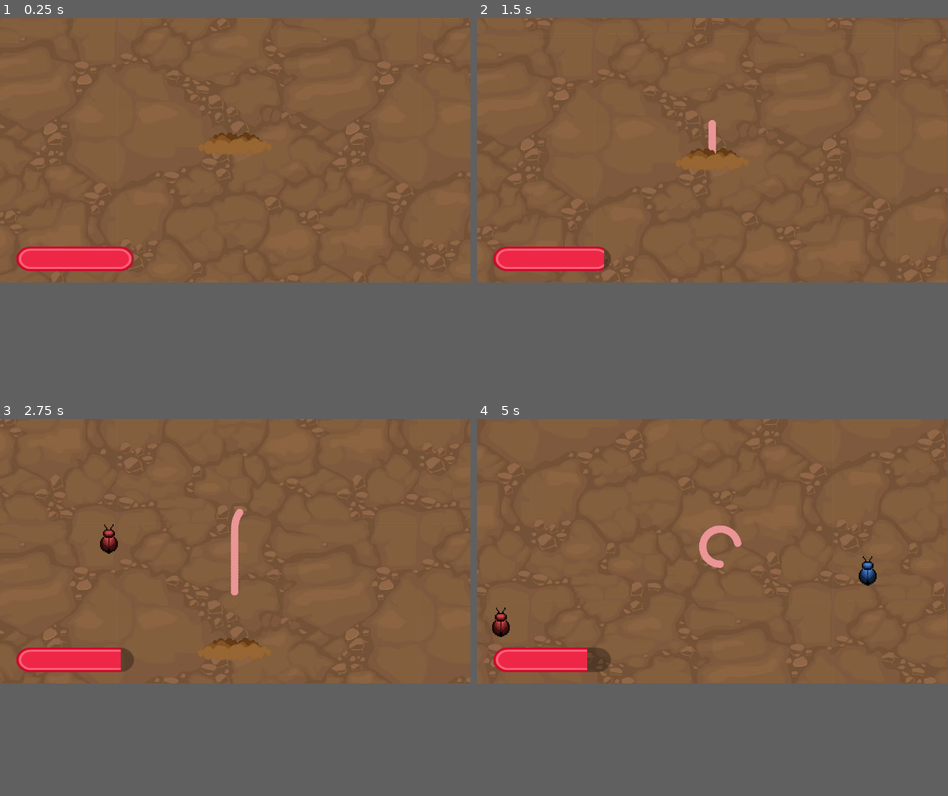
Above: before the commit, frames 1-4 (two rows, left to right).
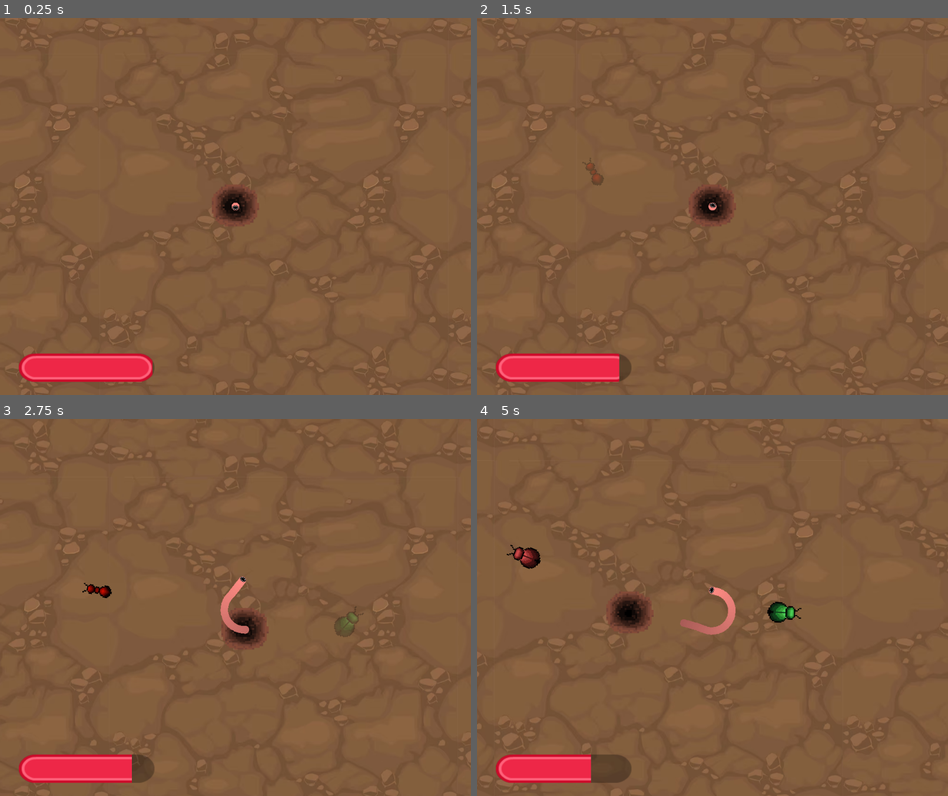
Above: after the commit, the same moments.

Repository: gooverr/Wormzilla
Game: Godot game, scene res://scenes/game.tscn
Two runs of this game, one before a commit and one after it. Both use one fixed random seed, a clock stepped at 60 frames per second and the inputs below.
Inputs (mouse positions are in pixels of both pictures, inside the frame that each line leads up to):
- Up to frame 1 (0.25 s): no input
- Up to frame 2 (1.5 s): move the mouse to (816, 138) at 0.52 s; hold D (player_right) 0.53-1.28 s; move the mouse to (618, 165) at 1.27 s; hold S (player_down) from 1.28 s (still down)
- Up to frame 3 (2.75 s): move the mouse to (282, 494) at 2.02 s; release S (player_down) at 2.03 s; hold D (player_right) from 2.03 s (still down)
- Up to frame 4 (5 s): move the mouse to (688, 603) at 2.77 s; release D (player_right) at 2.78 s; hold W (player_up) 2.78-3.53 s; move the mouse to (853, 592) at 3.52 s; hold A (player_left) from 3.53 s (still down); move the mouse to (571, 513) at 4.27 s
In our replay, the window is 799x449 before the commit and 800x640 after it. These sizes can differ from the game's own. Grey fills any space a smaller window leaves; there, only what the larger window draws over its background counts as a difference.

The runs differ from the first frame. In frame 1, 5.4% of the frame differs, in the area x 0-100%, y 0-97%; in frame 2, 5.7%; in frame 3, 6.3%; in frame 4, 6.8%, in the area x 0-99%, y 0-97%.

Commit message:
size changes

Diff:
--- a/prefabs/HungerBar.tscn
+++ b/prefabs/HungerBar.tscn
@@ -2,7 +2,7 @@
 
 [ext_resource type="Texture2D" uid="uid://brwvqeqdyhrfr" path="res://Textures/bar_shadow_round_large.png" id="1_xpft5"]
 [ext_resource type="Texture2D" uid="uid://bhhjob6sfnqry" path="res://Textures/bar_round_large.png" id="2_oxaea"]
-[ext_resource type="Script" path="res://scripts/HungerBar.gd" id="3_5h7s1"]
+[ext_resource type="Script" path="res://scripts/hungerbar.gd" id="3_5h7s1"]
 
 [node name="HungerBar" type="CanvasLayer"]
 
--- a/prefabs/food.tscn
+++ b/prefabs/food.tscn
@@ -5,6 +5,7 @@
 [sub_resource type="CircleShape2D" id="CircleShape2D_aoga8"]
 
 [node name="FoodArea" type="Area2D"]
+rotation = -1.5708
 script = ExtResource("1_60o1k")
 metadata/_edit_group_ = true
 
@@ -13,3 +14,4 @@
 shape = SubResource("CircleShape2D_aoga8")
 
 [node name="Sprite2D" type="Sprite2D" parent="."]
+rotation = 1.5708
--- a/prefabs/player.tscn
+++ b/prefabs/player.tscn
@@ -1,20 +1,31 @@
-[gd_scene load_steps=5 format=3 uid="uid://buiprln41cfpx"]
+[gd_scene load_steps=8 format=3 uid="uid://buiprln41cfpx"]
 
-[ext_resource type="Texture2D" uid="uid://dyojls0fykrtk" path="res://Textures/Character.png" id="2_j7vye"]
+[ext_resource type="Texture2D" uid="uid://dyojls0fykrtk" path="res://Textures/Character.png" id="1_c8v5v"]
+[ext_resource type="Texture2D" uid="uid://c8aamfx0l427h" path="res://Textures/Character2.png" id="1_p7bh5"]
 
 [sub_resource type="CircleShape2D" id="CircleShape2D_c8a0k"]
 radius = 20.0
 
 [sub_resource type="CanvasItemMaterial" id="CanvasItemMaterial_r8wyu"]
 
+[sub_resource type="Gradient" id="Gradient_rxyh3"]
+colors = PackedColorArray(1, 1, 1, 1, 0.662452, 0.662452, 0.662452, 1)
+
+[sub_resource type="GradientTexture1D" id="GradientTexture1D_iw4fs"]
+gradient = SubResource("Gradient_rxyh3")
+
 [sub_resource type="ParticleProcessMaterial" id="ParticleProcessMaterial_5aj4h"]
 gravity = Vector3(0, 0, 0)
+scale_over_velocity_min = 1.0
+scale_over_velocity_max = 1.0
+color_ramp = SubResource("GradientTexture1D_iw4fs")
 
 [node name="player" type="Area2D"]
 metadata/_edit_group_ = true
 
 [node name="Sprite2D" type="Sprite2D" parent="."]
-texture = ExtResource("2_j7vye")
+rotation = 3.14159
+texture = ExtResource("1_c8v5v")
 
 [node name="CollisionShape2D" type="CollisionShape2D" parent="."]
 shape = SubResource("CircleShape2D_c8a0k")
@@ -22,9 +33,9 @@
 [node name="GPUParticles2D" type="GPUParticles2D" parent="."]
 show_behind_parent = true
 material = SubResource("CanvasItemMaterial_r8wyu")
-amount = 80
+amount = 1000
 process_material = SubResource("ParticleProcessMaterial_5aj4h")
-texture = ExtResource("2_j7vye")
+texture = ExtResource("1_p7bh5")
 
 [node name="Camera2D" type="Camera2D" parent="."]
 zoom = Vector2(0.5, 0.5)
--- a/project.godot
+++ b/project.godot
@@ -14,6 +14,12 @@
 run/main_scene="res://scenes/game.tscn"
 config/features=PackedStringArray("4.3", "GL Compatibility")
 config/icon="res://icon.svg"
+
+[display]
+
+window/size/viewport_width=1000
+window/size/viewport_height=800
+window/size/resizable=false
 
 [input]
 
--- a/scenes/game.tscn
+++ b/scenes/game.tscn
@@ -1,12 +1,13 @@
-[gd_scene load_steps=9 format=3 uid="uid://it1n1qhtj542"]
+[gd_scene load_steps=11 format=3 uid="uid://it1n1qhtj542"]
 
 [ext_resource type="PackedScene" uid="uid://buiprln41cfpx" path="res://prefabs/player.tscn" id="1_43qf2"]
 [ext_resource type="Script" path="res://scripts/player.gd" id="2_mt1bp"]
 [ext_resource type="PackedScene" uid="uid://co2m4q67sc6ft" path="res://prefabs/Background.tscn" id="3_we4tt"]
 [ext_resource type="PackedScene" uid="uid://bxqsfykh2dtrj" path="res://prefabs/HungerBar.tscn" id="4_j1ccm"]
-[ext_resource type="Texture2D" uid="uid://dv6x8qw212dqt" path="res://Textures/dirtpile.png" id="5_v1g02"]
+[ext_resource type="Texture2D" uid="uid://ct21es41qppfq" path="res://Textures/DirtHole2.png" id="5_4kk5j"]
 [ext_resource type="Script" path="res://scripts/spawner.gd" id="6_wp5ee"]
 [ext_resource type="PackedScene" uid="uid://dvdojj50hfjq" path="res://prefabs/food.tscn" id="7_43g7p"]
+[ext_resource type="Script" path="res://scripts/deathscreen.gd" id="9_dv1ou"]
 
 [sub_resource type="GDScript" id="GDScript_uyv7r"]
 script/source = "extends Node2D
@@ -47,6 +48,11 @@
 	print(\"✅ Spawned food at \", food.global_position)
 "
 
+[sub_resource type="LabelSettings" id="LabelSettings_p3bfd"]
+font_size = 80
+outline_size = 20
+outline_color = Color(0, 0, 0, 1)
+
 [node name="game" type="Node2D"]
 script = SubResource("GDScript_uyv7r")
 
@@ -59,10 +65,46 @@
 [node name="HungerBar" parent="." instance=ExtResource("4_j1ccm")]
 
 [node name="SpawnHole" type="Sprite2D" parent="."]
-position = Vector2(576, 616)
-scale = Vector2(2, 2.7)
-texture = ExtResource("5_v1g02")
+show_behind_parent = true
+position = Vector2(576, 648)
+scale = Vector2(1.5, 1.5)
+texture = ExtResource("5_4kk5j")
 
 [node name="Spawner" type="Node2D" parent="."]
 script = ExtResource("6_wp5ee")
 food_scene = ExtResource("7_43g7p")
+
+[node name="DeathScreen" type="CanvasLayer" parent="." groups=["DeathScreen"]]
+process_mode = 3
+visible = false
+script = ExtResource("9_dv1ou")
+
+[node name="ColorRect" type="ColorRect" parent="DeathScreen"]
+offset_right = 1000.0
+offset_bottom = 800.0
+color = Color(0, 0, 0, 1)
+
+[node name="Label" type="Label" parent="DeathScreen/ColorRect"]
+layout_mode = 1
+anchors_preset = 8
+anchor_left = 0.5
+anchor_top = 0.5
+anchor_right = 0.5
+anchor_bottom = 0.5
+offset_left = -275.0
+offset_top = -150.0
+offset_right = 278.0
+offset_bottom = -40.0
+grow_horizontal = 2
+grow_vertical = 2
+text = "You Starved"
+label_settings = SubResource("LabelSettings_p3bfd")
+
+[node name="TryAgainButton" type="Button" parent="DeathScreen"]
+offset_left = 384.0
+offset_top = 432.0
+offset_right = 576.0
+offset_bottom = 528.0
+text = "RESTART"
+
+[node name="Score" type="CanvasLayer" parent="."]
--- a/scripts/HungerBar.gd
+++ b/scripts/HungerBar.gd
@@ -1,12 +1,13 @@
 extends TextureProgressBar
 
-@export var drain_rate: float = 4.0
+@export var drain_rate: float = 6.0
 var is_draining: bool = true
-
 var real_value: float
 
+@onready var death_screen = get_tree().get_first_node_in_group("DeathScreen")
+
 func _ready():
-	step = 0.0  # for smooth fractional steps
+	step = 0.0
 	real_value = value
 
 func _process(delta):
@@ -19,11 +20,16 @@
 			_on_bar_empty()
 
 func _on_bar_empty():
-	print("Bar is empty!")
-	# Don't disable draining so the bar can be refilled
+	is_draining = false
+	print("💀 Hunger empty — Game Over!")
+	if death_screen:
+		death_screen.visible = true
+		get_tree().paused = true
+	else:
+		push_warning("⚠ No DeathScreen found in group 'DeathScreen'")
 
 func add_hunger(amount: float):
 	real_value = clamp(real_value + amount, min_value, max_value)
 	value = real_value
 	is_draining = true
-	print("Hunger added:", amount, "Current value:", value)
+	print("🍏 Hunger added:", amount, "Current value:", value)
--- /dev/null
+++ b/scripts/deathscreen.gd
@@ -0,0 +1,10 @@
+extends CanvasLayer
+
+func _ready():
+	visible = false
+	$TryAgainButton.connect("pressed", Callable(self, "_on_try_again_pressed"))
+
+func _on_try_again_pressed():
+	print("🔄 Restart button clicked!")  # debug
+	get_tree().paused = false
+	get_tree().reload_current_scene()
--- a/scripts/food.gd
+++ b/scripts/food.gd
@@ -1,49 +1,73 @@
 extends Area2D
 
-@export var hunger_fill_amount: float = 15.0
+@export var hunger_fill_amount: float = 15
+@export var turn_speed: float = 2.0
+@export var max_distance: float = 1600.0  # Despawn if farther than this from player
+@export var fade_in_time: float = 1
+@export var fade_out_time: float = 0.3
+
+const FOOD_SPRITES = [
+	preload("res://Textures/bug1.png"),
+	preload("res://Textures/bug2.png"),
+	preload("res://Textures/bug3.png"),
+	preload("res://Textures/bug4.png"),
+	preload("res://Textures/Ant1.png")
+]
 
 var player: Node
 var hunger_bar
-
-# Paths to your texture files (relative to the "res://" project root)
-const FOOD_SPRITES = [
-	preload("res://Textures/bug1.png"),
-	preload("res://Textures/bug2.png")
-]
+var sprite_node: Sprite2D
+var fading_out := false  # Prevents double fade calls
 
 func _ready():
-	print("✅ Food ready at:", global_position)
+	player = get_tree().get_first_node_in_group("Player")
+	hunger_bar = get_tree().get_first_node_in_group("HungerBar")
+	sprite_node = $Sprite2D
 
-	# Connect once
+	# Assign random sprite
+	if sprite_node and FOOD_SPRITES.size() > 0:
+		sprite_node.texture = FOOD_SPRITES[randi() % FOOD_SPRITES.size()]
+
+	# Start invisible for fade-in
+	if sprite_node:
+		sprite_node.modulate.a = 0.0
+		var tween = create_tween()
+		tween.tween_property(sprite_node, "modulate:a", 1.0, fade_in_time)
+
+	# Connect touch detection
 	if not is_connected("area_entered", Callable(self, "_on_area_entered")):
 		connect("area_entered", Callable(self, "_on_area_entered"))
 
-	# Find player and hunger bar
-	player = get_tree().get_first_node_in_group("Player")
-	hunger_bar = get_tree().get_first_node_in_group("HungerBar")  # Should be the TextureProgressBar
+func _process(delta):
+	if not player or fading_out:
+		return
 
-	# Randomly assign a sprite texture
-	var sprite_node = get_node("Sprite2D")
-	if sprite_node and FOOD_SPRITES.size() > 0:
-		var random_texture = FOOD_SPRITES[randi() % FOOD_SPRITES.size()]
-		sprite_node.texture = random_texture
-	else:
-		push_warning("❌ Could not assign food sprite — missing Sprite2D or textures.")
+	var direction = (global_position - player.global_position).normalized()
+	global_position += direction * 100 * delta
 
-func _process(delta):
-	# Move away from player
-	if player:
-		var direction = (global_position - player.global_position).normalized()
-		global_position += direction * 50 * delta
+	# Smooth turning
+	if direction.length() > 0:
+		var target_angle = direction.angle()
+		rotation = lerp_angle(rotation, target_angle, turn_speed * delta)
+
+	# Despawn if too far
+	if global_position.distance_to(player.global_position) > max_distance:
+		start_fade_out()
 
 func _on_area_entered(area):
-	print("🚨 AREA TOUCHED FOOD:", area.name)
+	if fading_out:
+		return
 
 	if area.is_in_group("Player"):
 		if hunger_bar and hunger_bar.has_method("add_hunger"):
 			hunger_bar.call("add_hunger", hunger_fill_amount)
-			print("🍏 Hunger added:", hunger_fill_amount)
-		else:
-			print("⚠️ HungerBar not found or missing add_hunger()")
+		start_fade_out()
+		area.grow()
 
-		queue_free()
+func start_fade_out():
+	if fading_out or not sprite_node:
+		return
+	fading_out = true
+	var tween = create_tween()
+	tween.tween_property(sprite_node, "modulate:a", 0.0, fade_out_time)
+	tween.connect("finished", Callable(self, "queue_free"))
--- a/scripts/player.gd
+++ b/scripts/player.gd
@@ -1,30 +1,70 @@
 extends Area2D
 
-var speed = 400
-var turn_speed = 267
-var turn = 0.0
+var speed = 1
+var turn_speed = 300.0 # degrees per second
 var turn_smoothing_value = 0.1
+var lifetime = 1.0
+var lengthratio = 0.1
+var sizeamount = 1.0
+var zoom = 0.5
 
+@onready var particles : GPUParticles2D = $GPUParticles2D
+@onready var camera : Camera2D = $Camera2D
+@onready var collision : CollisionShape2D = $CollisionShape2D
+@onready var character : Sprite2D = $Sprite2D
 
-# Called when the node enters the scene tree for the first time.
-func _ready():
-	pass # Replace with function body.
+func _process(delta):
+	var mouse_pos = get_global_mouse_position()
+	var to_mouse = (mouse_pos - position)
 
+	# If mouse is too close, stop moving
+	if to_mouse.length() < 5:
+		return
 
-# Called every frame. 'delta' is the elapsed time since the previous frame.
-func _process(delta):
-	await get_tree().create_timer(1).timeout
-	position -= transform.y * speed * delta
+	var direction = to_mouse.normalized()
+
+	# Target angle in degrees
+	var target_angle = rad_to_deg(direction.angle()) - 90  # +90 if sprite points up
+	var current_angle = rotation_degrees
+
+	# Find shortest rotation direction (-1, 0, 1)
+	var angle_diff = wrapf(target_angle - current_angle, -180, 180)
+	var turn_direction = sign(angle_diff)
+
+	# Apply turn smoothing
+	var smoothed_turn = lerp(turn_direction, 0.0, turn_smoothing_value)
+
+	# Rotate towards target
+	rotation_degrees += smoothed_turn * turn_speed * delta
+
+	# Move forward towards mouse
+	position += transform.y * speed * delta
 	await get_tree().create_timer(1.5).timeout
-	turn = lerp(turn, Input.get_axis("player_left","player_right"), turn_smoothing_value)
-	rotation_degrees += turn * turn_speed * delta
+	speed = 400
 
-
-	#if Input.is_action_pressed("player_down") and position.y < 600:
-		#position.y += moveSpeed
-	#if Input.is_action_pressed("player_up") and position.y > 50:
-		#position.y -= moveSpeed
-	#if Input.is_action_pressed("player_right") and position.x < 1152:
-		#position.x += moveSpeed
-	#if Input.is_action_pressed("player_left") and position.x > 50:
-		#position.x -= moveSpeed
+func grow():
+	#if lifetime < 4.0:
+	#	lifetime += 0.2
+	if sizeamount <= 5.0:
+		sizeamount += 0.1#0.2
+		turn_speed -= 1.5#3
+		lifetime += 0.1#0.2
+		zoom -= 0.005#0.01
+		print(sizeamount,': size')
+		print(turn_speed,': turn speed')
+		print(lifetime,': lifetime')
+		print(zoom,': zoom')
+	#if zoom >= 0.3:
+	#	zoom -= 0.01
+	particles.lifetime = lifetime
+	particles.amount_ratio = 1.0
+	if particles.amount_ratio <= 15:
+		particles.amount_ratio += lengthratio
+	particles.process_material.scale.x = sizeamount
+	particles.process_material.scale.y = sizeamount
+	character.scale.x = sizeamount
+	character.scale.y = sizeamount
+	collision.scale.x = sizeamount
+	collision.scale.y = sizeamount
+	camera.zoom.x = zoom
+	camera.zoom.y = zoom
--- a/scripts/spawner.gd
+++ b/scripts/spawner.gd
@@ -1,8 +1,8 @@
 extends Node2D
 
 @export var food_scene: PackedScene
-@export var spawn_radius: float = 600.0
-@export var spawn_interval: float = 2.0
+@export var spawn_radius: float = 500.0
+@export var spawn_interval: float = 1.25
 
 var player
 var hunger_bar
Binary file added: Textures/Ant1.png
Not shown, added: Textures/Ant1.png.import
Not shown, changed: Textures/BG2.png.import
Binary file removed: Textures/Background.png
Binary file changed: Textures/Character.png
Binary file added: Textures/Character2.png
Not shown, changed: Textures/Character2.png.import
Binary file added: Textures/DirtHole2.png
Not shown, changed: Textures/DirtHole2.png.import
Binary file removed: Textures/GreyBar.png
Binary file added: Textures/RedBar.png
Not shown, changed: Textures/RedBar.png.import
(and 9 more such lines)
